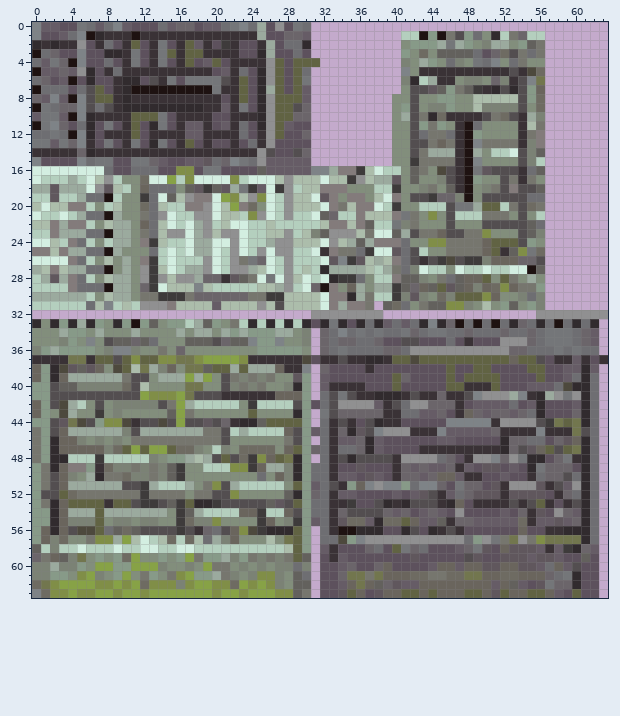
One commit to this pixel-art sprite: gfx/OBJS/wall1.png. That is the earlier state.
The file is 64x64 pixels. Colours within 5 levels of each other are drawn and written as one.
New version:
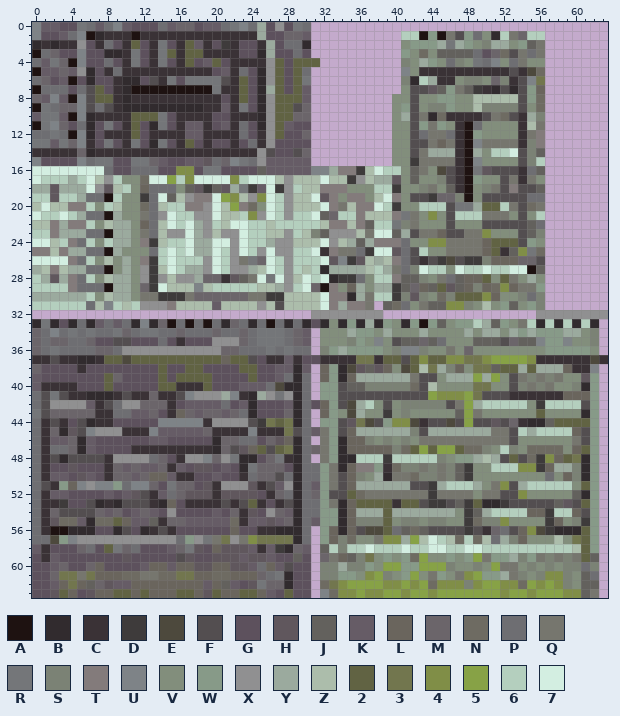
Palette (. is transparent): A #1e1211  B #312b2e  C #3a3236  D #3e3b3b  E #4d493d  F #534e50  G #5d515d  H #60575d  J #63615d  K #665c66  L #6a655d  M #6b656a  N #6e6b62  P #6e6e72  Q #76766e  R #747679  S #7b8275  T #837b7b  U #7e8387  V #828e7c  W #879a88  X #909091  Y #9baa9e  Z #acbdab  2 #616343  3 #72764e  4 #808e47  5 #87a246  6 #b4cfbe  7 #d3eee1
Changes in this commit:
Changed rows in their new state; - is an unchanged pixel.
first column x 0:
33 -R-G-P-KPKPBUBMAPAPAPBMP-PAP-P---V-W-Y-WVBWAWJVWW6YJWVQ6-6B6-6-
34 MPUPRPRPPRMPRRPPMPPPMPPMPRRRPMK-VVVYWWVYVVVYVVVVYVYYVYWYWWWYYVS
35 MPMMPPMGGFFGGGPGCGGGXXXMPRRRPMK-VVVSWVUVFJJMJPVVVJJJFMJJUWWUVVS
36 MPRPPPPMMPXXXXXXXXXXXMMPPPRPRPP-SWYWWWWVSUUSVVQVMVVVVVVVVWWWWWV
37 --F-CBBC-2E2--2222222L22FG--K-G---C-33C2-F24--4433455554CC--C-E
38 MGGGGCGGGGGGGG2GG22GGGG-2GGKKBK-LWBEHJHLVE2Z3YSLV33J22Y-YYYLCCU
39 KGGGGGGG2MGGGG2G2222GGGG2GGKPBP-LWBLYYYYYYQFFVYYY5Y5VFQSQSQVVHW
40 KCCCCGGG2GGGGG22CCC2GGGKKKPEB-P-WWFJJSSSSSNFZVVVV33VVFSQSQVVS-W
41 PFR-CCBBBC-CCMCCFUXXXYU-BYXRXBP-WWF-FFFFFF-F544453FFFCC-CCCLLLW
42 PFXXXXKCFPXXMMMCGKKKKPGKBGGGKBP-LWFEY6VFVSSSSSFQ5Y66666VD6666FW
43 RFMMMMMCCPPKKMGCLMKMMKMPBGGGM-P-LWVEYVVDVSVVVVVJ5QVVVVVV2VVVV-W
44 PC-CGFBCCGGGGGUUUUUCXXXXFD3-3BP-WW-H3EFW44ECFFEF5FFHFMCBBJ2-22W
45 PCMBHFUXXXCCCUKKKKKMCCCCUCCC3-P-QWFLYYYYYYSFYYYYYYYQQF6Y6666L-W
46 PCKKMBKGGGGGGKKGGGGGBMMPPGMHLBP-QWBLLSVSVSVQQQQQQQQQQFVVVVVVQFW
47 PCPPMBKGGGGCCCCCCCCCBMFHL2F23BP-QWBLLLLLSN252552NNSV6SVNNNNVL2W
48 PCF-FFFFCXXXXPMGCXXUMXRBBGMRC-P-QWB-666D66666SVWWYZYF2FND4L23-W
49 PCGGHGGGCMKMKKMCKGHHGKGBRMMMG-P-WQBLTTWCNSSQSQSJDVV66644DLYYS-W
50 PCKKGHKGCMMKMLLKCCGGKGGCPMMFP-P-WQFLSVYBQQNSSQSJDVVVVVVVVPVLS-W
51 PFCWLUXUUWPUUMGRMMGHCXXXHCFKXBP-WQFLYYYYYYFFDY666YVQ4FY66666V2W
52 PCKKGGGGKGKHFCKPMHHHCHHHHGCMP-P-WFF2NQQQQQQQDQQQQVQQFF4VVVVVJ-W
53 PCCDGGFB-BF-FCBLGCCCC-C-2CGC-BP-WQBL2222-22-DDFJD2BBD-F-FFJH-2W
54 PCMFFFFMKMGKMKGXGGGGKGMCHGXMKBP-WWBLYYY2YYYYYYYVDJY6666LLD66LFW
55 PCHNNKBNN2LKKJCMMKKKKKNCKKHKMBP-WWBLSSS2VSSVSSVVDNSS4VVVVDLVSDW
56 PCAABBBGGBFGBC-CGGGGGG-GGCC--BP-WLBLFEE2PJNJFF-FDFCMPF-4EDB--2W
57 PPEWUXXXXXXXXXXXPWXRQ3XQ4333-BP-WLSNVVQ44Y5Z76ZN6NZPYSLVVVZV-2W
58 KCGGGMPG2RMPGGGKMRHGLHHHKCKDBMK-J6S6676667667766776666666666Z2W
59 GCKGGGGGGGHGGGGGFHGGHHHKHHKGGJG-MQLJS3VWVWN5VVWVW5QWWYSWQSQSQ2J
60 GGKMGGMLGGGGKLLKLLHHLLHHKPLKFGG-SSYSSWV55WW555SVVSV5QQVSVSVSSPS
61 GGM33Q3LLLNN-QNN33LLNNLLLMPRBGG-SSWWV45SVW5V-WVQ45WWYQSVS44SVJP
62 GGKL3LJMHKKLLLLLLLLKLJKGHRMMBGG-N34555544545N444S45544N5454SVJJ
63 GGH2LGHLL22L2LLL22LH2LL22LKG2GG-UN445445545545555555455455544JQ
Where, in picture pixels (left, top, right, bottom), the same in both pictures:
changed: (32, 319, 599, 598)
